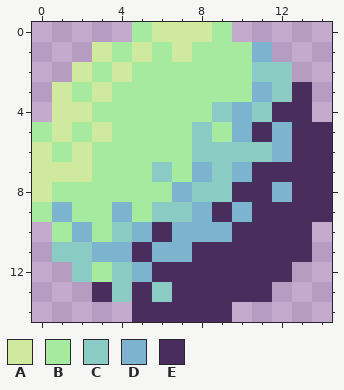
Two versions of one pixel-art sprite, imgsGame/ball.png. Above, as it was before the edit.
The file is 15x15 pixels.
Palette (. is transparent): A #cfea9f  B #a5ea9f  C #8accc3  D #7cb4cf  E #482d5d
Now the later version:
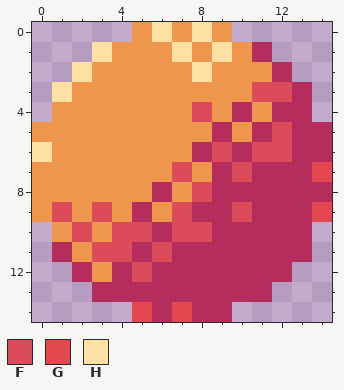
Colours new in this view: F #db4b5a  G #e4484e  H #ffe1a4
What changed:
colour B: #a5ea9f -> #ee964b
colour E: #482d5d -> #b42d5d
y 0: x 6..8 AAA -> HBH
y 1: x 3 A -> H; x 5 A -> B; x 7 A -> H; x 9 B -> H; x 11 D -> E
y 2: x 2 A -> H; x 4 A -> B; x 8 B -> H; x 11..12 CC -> BE
y 3: x 1 A -> H; x 3 A -> B; x 11..12 DC -> FF
y 4: x 1..2 AA -> BB; x 8..11 BCDC -> FBEB
y 5: x 1 A -> B; x 3 A -> B; x 8..10 CBD -> BEB; x 12 D -> F
y 6: x 0 A -> H; x 2 A -> B; x 8..12 CCCCD -> EFEFF
y 7: x 0..2 AAA -> BBB; x 6..10 CBDCD -> BFBEF; x 14 E -> G
y 8: x 0 A -> B; x 6..9 BDCC -> EBFE; x 12 D -> E
y 9: x 1 D -> F; x 3..8 BDBCCD -> FBEBFE; x 10 D -> F; x 14 E -> G
y 10: x 2 D -> F; x 4..5 CD -> FF; x 7..9 DDD -> FFE
y 11: x 1..4 CCDD -> EBFF; x 6..7 DD -> FE
y 12: x 2 C -> E; x 4..5 CD -> EF
y 13: x 4 C -> E; x 6 C -> E
y 14: x 5 E -> G; x 7 E -> G
